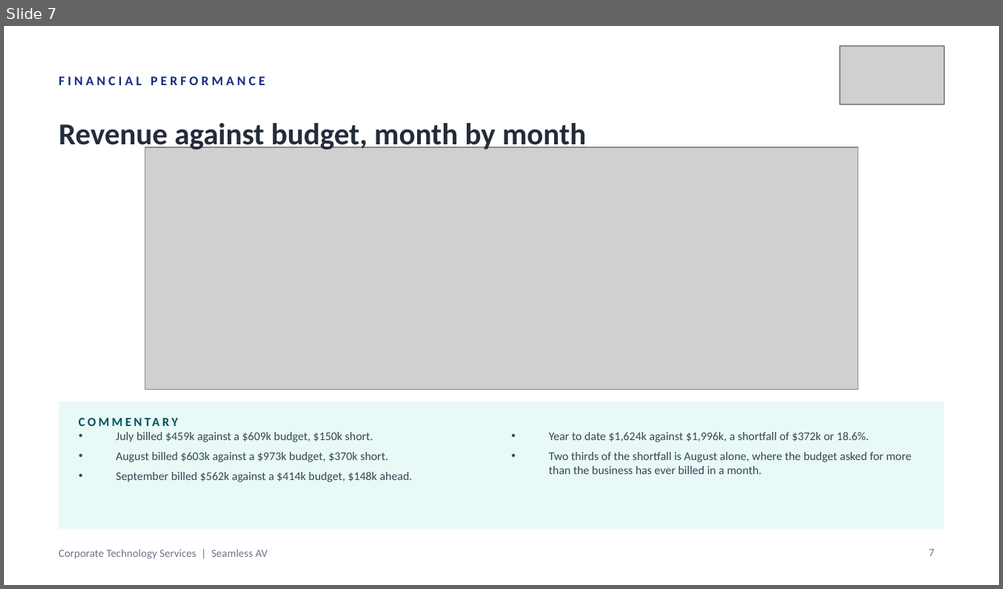
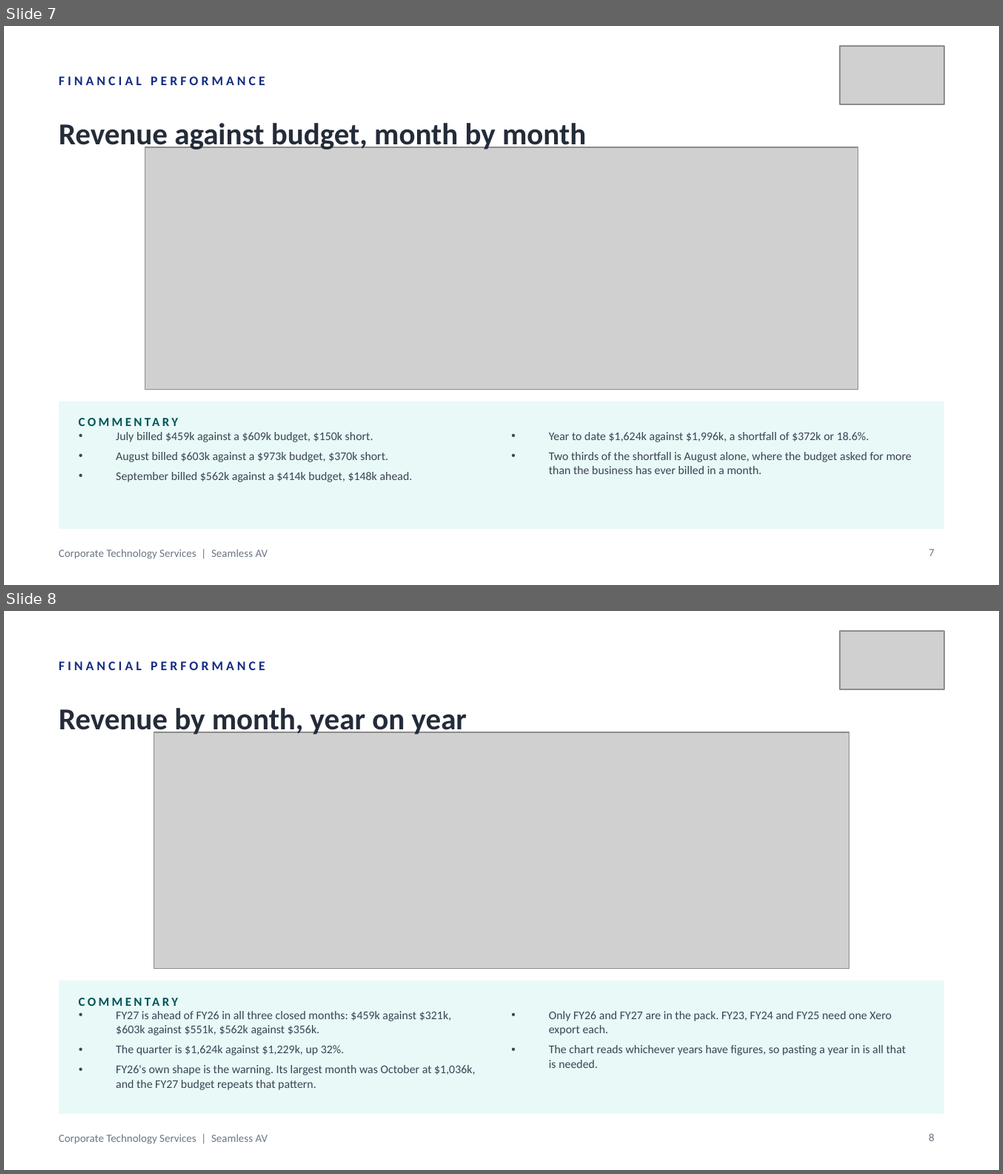
Before and after one commit to WesleyNelson-O33/Claude, a slide deck: deck/CTS Monthly Business Review - 30092026.pptx. Shown one above the other, each under a label of ours: slide 7 before the commit, slides 7 and 8 after it. The pictures are 1003x589 and 1003x1174 pixels, drawn with LibreOffice and Linux fonts; fonts in the diff are those of the drawing; grey boxes stand for pictures. Boxes give left, top, right and bottom in pixels: in the first picture for what was removed or moved away, otherwise in the second. Text is boxed around its words. In the diff, an @@ line names an element or a change of style, - is before the commit and + after.

```diff
--- a/deck/CTS Monthly Business Review - 30092026.pptx
+++ b/deck/CTS Monthly Business Review - 30092026.pptx
@@ slide 8 added at box(4, 611, 999, 1170), background #FFFFFF; not listed: 1 template element that a slide beside it also shows @@
@@ picture added at box(839, 631, 944, 689) @@
@@ text added at box(59, 661, 265, 670), 9.5 pt, text #122B82, bold @@
+FINANCIAL PERFORMANCE
@@ text added at box(59, 708, 466, 738), 22 pt, text #242C39, bold @@
+Revenue by month, year on year
@@ picture added at box(153, 732, 848, 969) @@
@@ rectangle added at box(59, 981, 944, 1114), fill #E8F9F8 @@
@@ text added at box(79, 989, 377, 1014), 9 pt, text #005358, bold @@
+COMMENTARY
@@ text added at box(116, 1011, 475, 1091), 8.5 pt, text #3A4453 @@
+• FY27 is ahead of FY26 in all three closed months: $459k against $321k, $603k against $551k, $562k against $356k.
+• The quarter is $1,624k against $1,229k, up 32%.
+• FY26's own shape is the warning. Its largest month was October at $1,036k, and the FY27 budget repeats that pattern.
@@ text added at box(549, 1011, 905, 1068), 8.5 pt, text #3A4453 @@
+• Only FY26 and FY27 are in the pack. FY23, FY24 and FY25 need one Xero export each.
+• The chart reads whichever years have figures, so pasting a year in is all that is needed.
@@ page number added at box(928, 1134, 934, 1142), 8 pt, text #6B7585 @@
+8
```
Also in this commit, not shown: 1 other slide added, 14 other files.
